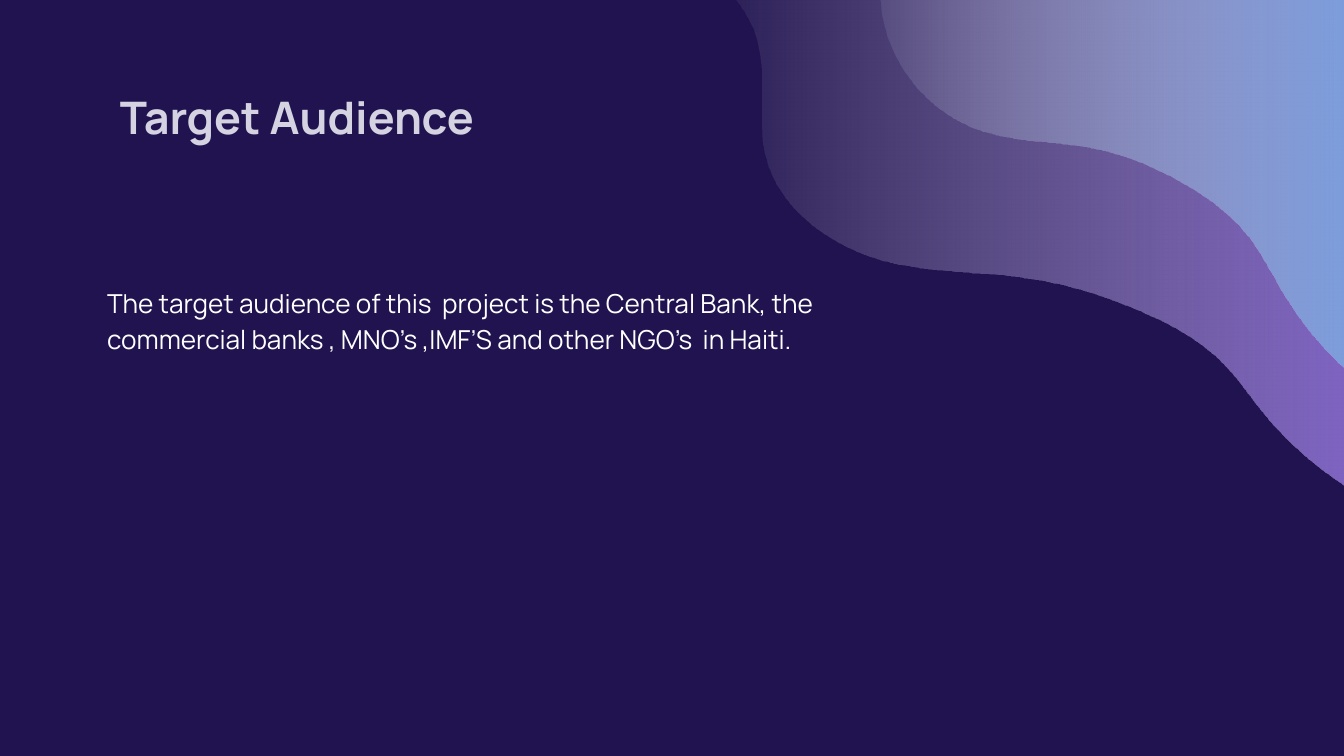
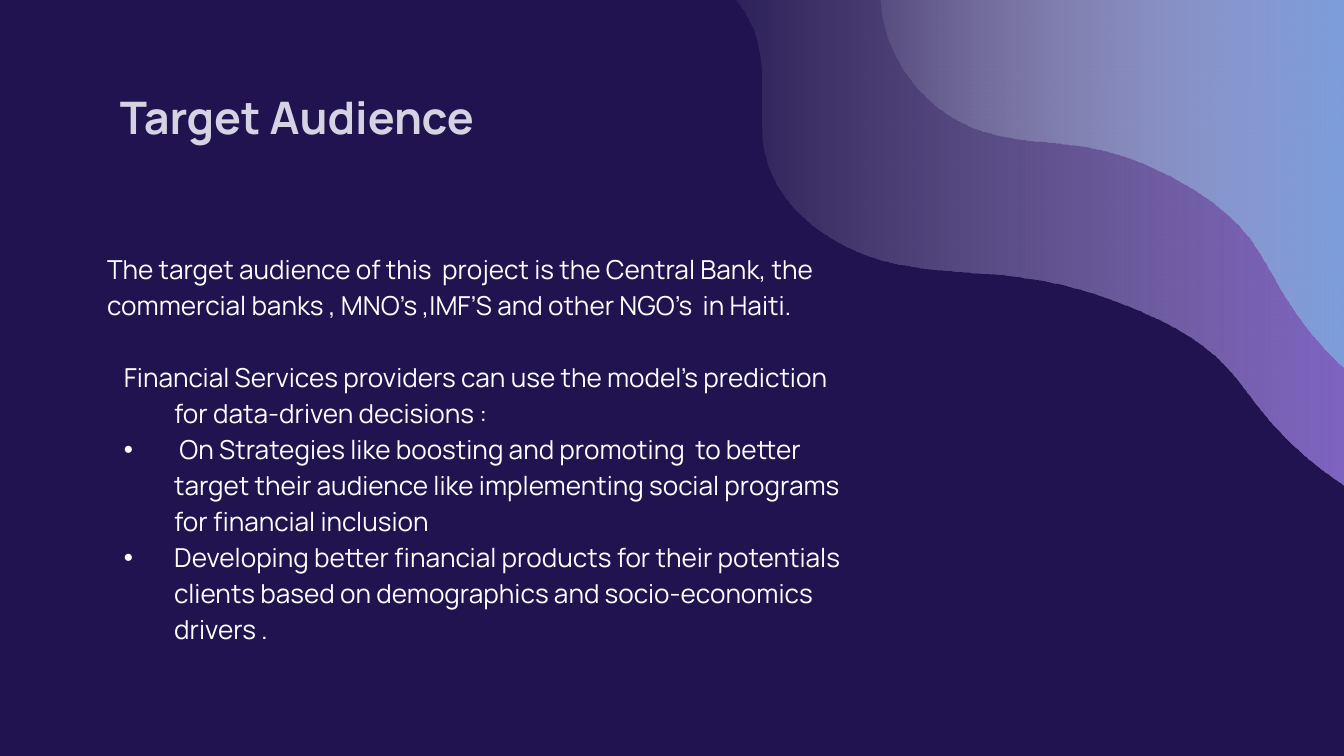
Before and after one commit to VIP509/Finance-Inclusion-1, a slide deck: slide 6 of Pierry Valcin Presentation.pptx. Drawn at 1344x756 pixels with LibreOffice and Linux fonts; fonts in the diff are those of the drawing. Boxes give left, top, right and bottom in pixels: in the first picture for what was removed or moved away, otherwise in the second. Text is boxed around its words. In the diff, an @@ line names an element or a change of style, - is before the commit and + after.

```diff
--- a/Pierry Valcin Presentation.pptx
+++ b/Pierry Valcin Presentation.pptx
@@ subtitle at [124,367,840,640]: paragraphs added @@
+Financial Services providers can use the model’s prediction for data-driven decisions :
+• On Strategies like boosting and promoting to better target their audience like implementing social programs for financial inclusion
+• Developing better financial products for their potentials clients based on demographics and socio-economics drivers .
```
Also in this commit, not shown: 7 other slides changed, 2 other files.
